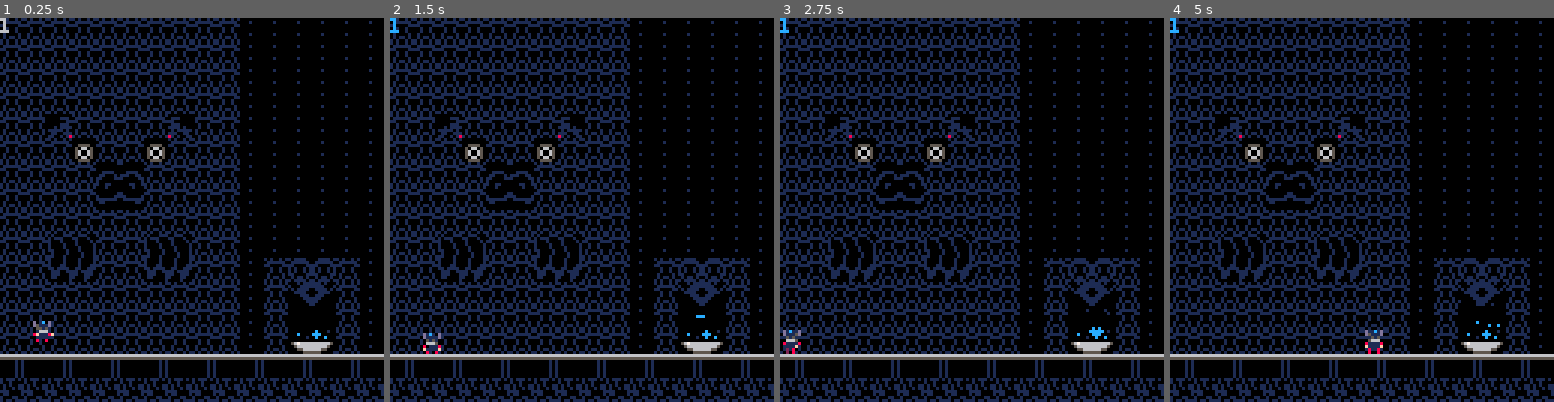
Above: before the commit, frames 1-4 (left to right).
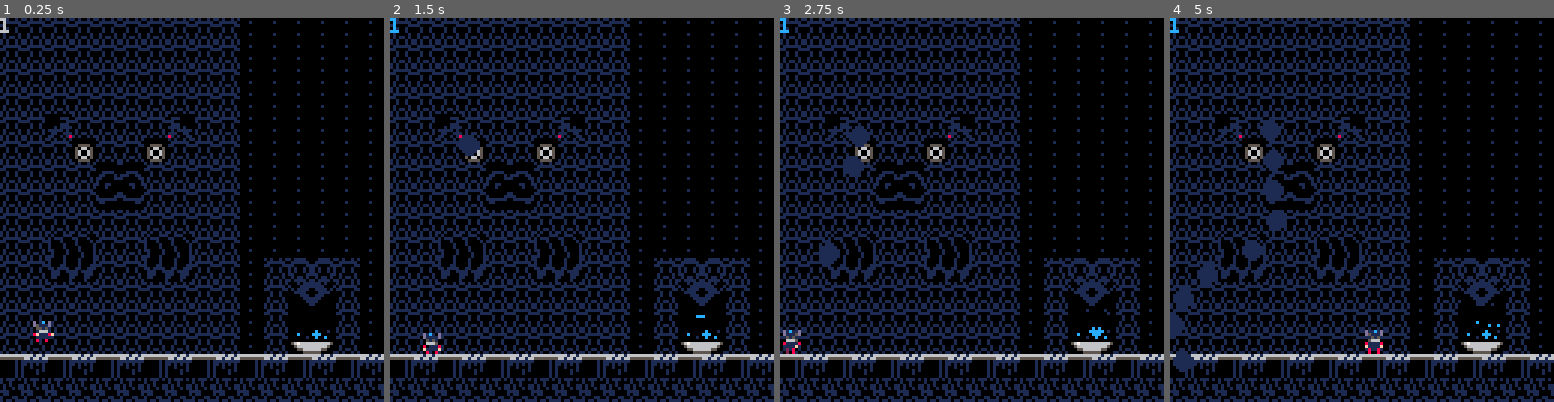
Above: after the commit, the same moments.

Repository: han-sen/pico-8-tests
Game: PICO-8 cartridge platformer.p8
Same seed, same stepped clock (60 frames per second), same inputs: the game is played once before the commit and once after it.
Inputs:
- Up to frame 1 (0.25 s): no input
- Up to frame 2 (1.5 s): tap X (X key) at 1.07 s
- Up to frame 3 (2.75 s): hold Left 1.97-2.37 s; tap X (X key) at 2.07, 2.4, 2.73 s
- Up to frame 4 (5 s): hold Right 2.87-3.53 s; tap X (X key) every 0.33 s from 3.07 to 4.73 s; hold Up 3.58-4.08 s; hold Right 4.13-4.53 s

The runs differ from the first frame. In frame 1, 1.3% of the frame differs, in the area x 6-100%, y 87-93%; in frame 2, 1.5%; in frame 3, 1.8%; in frame 4, 2.7%, in the area x 0-100%, y 26-93%.

Commit message:
added projectile system with player targeting

Diff:
--- a/platformer.p8
+++ b/platformer.p8
@@ -10,9 +10,10 @@
 -- 4 Boost tiles
 
 function _init()
-	music(3)
+	-- music(3)
+	offset = 128 * 0
 	player = {
-		x = 10,
+		x = 10 + offset,
 		y = 90,
 		sprite = 64,
 		size = 1,
@@ -66,8 +67,8 @@
 			},
 			{
 				level = 6,
-				x = 40,
-				y = 32,
+				x = 112,
+				y = 56,
 				found = false
 			}
 		},
@@ -185,6 +186,16 @@
 				level = 5,
 				x = 40,
 				y = 88
+			},
+			{
+				level = 6,
+				x = 32,
+				y = 104
+			},
+			{
+				level = 6,
+				x = 40,
+				y = 72
 			}
 		}
 	}
@@ -207,7 +218,11 @@
 		dust_fx = {6,5},
 		wind_fx = {6,5},
 		bubble_fx = {12,1},
-		fire_fx = {8,2,0}
+		fire_fx = {8,2,0},
+		fire_fx_xl = {8,8,2}
+	}
+	bullets = {
+
 	}
 	ghosts = {}
 end
@@ -217,6 +232,7 @@
 	check_solve()
 	check_dmg()
 	player_update()
+	update_bullets()
 	check_boost()
 	run_turbines()
 	run_flames()
@@ -235,6 +251,7 @@
 	draw_turbines()
 	draw_ghosts()
 	draw_player()
+	draw_bullets()
 	draw_fx()
 	roll_cam()
 	draw_debug()
@@ -411,6 +428,10 @@
 		player.landed = false
 		sfx(12)
 		dust_fx(player.x, player.y + player.height, 4, particles.dust_fx, 4)
+	end
+	if btnp(5) then
+		local shooter = { x = 30, y = 30}
+		add_bullet(player, shooter, 1)
 	end
 	if not btn(0) and not btn(1) and not btnp(2) then
 		player.running = false
@@ -741,6 +762,32 @@
 	end
 end
 
+function add_bullet(player, shooter, bullet_speed)
+	angle = atan2(player.x - shooter.x, player.y - shooter.y)
+	b_vx = cos(angle) * bullet_speed
+	b_vy = sin(angle) * bullet_speed
+	local bullet = {
+		x = shooter.x,
+		y = shooter.y,
+		dx = b_vx,
+		dy = b_vy
+	}
+	add(bullets, bullet)
+end
+
+function update_bullets()
+	for b in all(bullets) do
+		b.x += b.dx
+		b.y += b.dy
+	end
+end
+
+function draw_bullets()
+	for b in all(bullets) do
+		circfill(b.x, b.y, 3, 1)
+	end
+end
+
 __gfx__
 00000000000000000000000000111100000000000000000000000000000000000008800000288200101110101110101101101010000000001010010100000000
 00000000000000000000000010000001005555000000000000555500000000000080080002888820100100001001000101010110000000000111111000000000
@@ -750,13 +797,13 @@
 0070070000000000000000001000000105066050056006500526625005688650008508002880e882011000010110000100000000000000000100001000000000
 00000000000000000000000010001001005555000506605000555500052662500880288008088080100011001000110000000000000000000101101000000000
 00000000000000010000000110000001000000000055550000000000005555000800008000288200101101111010000100000000000000001010010100000000
-00010111666666666666666600000000000000000000c0000c000700000000c000071000000000000c0001001011110100000000000000011000000010100101
-11010101555555555555555500001110011100000c0ccc00000cc100000ccc00000ccc00000c0000ccc000000111111000001100000000000000000001111110
-011101010000010100000000000000111100000000c6c6c000c6c6c000c6c6c000c6c6c0000000100c00c0001100001100000000000000000000000011000011
-01011101000001010000000000001110011100000666666006666660066666600666666000000000000000001010010100100001001111000011110001000010
-01110111000001010000000000101111111101000616616006166160061661600616616005676666666666501010010100100001011000101110011000111100
-11010111000001010000000011111010010111110566661005666610056666100566661000566666666665001100001100100001110000111000001100000000
-01110101000001010000000001100111111001100060060000600600006006000060060000055666666550000101101000100001100000000000000100000000
+00010111666666666661661600000000000000000000c0000c000700000000c000071000000000000c0001001011110100000000000000011000000010100101
+11010101555555556616616600001110011100000c0ccc00000cc100000ccc00000ccc00000c0000ccc000000111111000001100000000000000000001111110
+011101010000010111111111000000111100000000c6c6c000c6c6c000c6c6c000c6c6c0000000100c00c0001100001100000000000000000000000011000011
+01011101000001011010101000001110011100000666666006666660066666600666666000000000000000001010010100100001001111000011110001000010
+01110111000001010010001000101111111101000616616006166160061661600616616005676666666666501010010100100001011000101110011000111100
+11010111000001010000101011111010010111110566661005666610056666100566661000566666666665001100001100100001110000111000001100000000
+01110101000001010000100001100111111001100060060000600600006006000060060000055666666550000101101000100001100000000000000100000000
 10011111000001010000000011001018810100110000000000000000000000000000000000000555555000001011110100100001100110000001100100000000
 00000000000800210000000000001110d11100000100011100111000001000010001000110111100001111011010010000100101000100000000100000000000
 00000000000022100001000000000011110000001011100011000100011000001101001001111110011111100111111001111110000000000000000001111110
@@ -824,22 +871,22 @@
 00000555555000000000000000000000000000000000000000000000000000000000000000000000000000000000000000000000000000000000000000000000
 __gff__
 0008040000000000000001010000000000010100000808080800000100000000020200000000000000000000000000000001010101000000000000000200000100000000000000000000000000000000000000000000000000000000000000001000000010000000000000000000000000000000000000000000000000000000
-0000020000000000000000000000000000000000000000000000000000000000000000000000000000000000000000000000000000000000000000000000000000000000000000000000000000000000000000000000000000000000000000000000000000000000000000000000000000000000000000000000000000000000
+0202020000000000000000000000000002020000000000000000000000000000000000000000000000000000000000000000000000000000000000000000000000000000000000000000000000000000000000000000000000000000000000000000000000000000000000000000000000000000000000000000000000000000
 __map__
 0e0e0e0e0e0e0e0e0e0e2222222222220a0a0a0a0a0a0a0a0a0a0a0a0a0a0a1b000013140000000000000000000000000a0a0a0a0a0a0a0a0a0a0a0a0a0a0a0a0a3c3c3c3c3c3c3c3c3c3c3c3c3c3c0a0a0a0a0a0a0a0a0a0a0a0a0a0a0a0a0a0000000000000000000000000000000000000000000000000000000000000000
 0e0e0e0e0e0e0e0e0e0e2222222222221b1f0000000000000000000000001f1b0000393a0000000000000000000022220a0a22222222222222222222222222220a00003432330022220034323300000a000000000000000000000000000000000000000000000000000000000000000000000000000000000000000000000000
-0e0e0e0e0e0e0e0e0e0e2222222222221b00000000000000000000000000001b002200002200000000000000002222220a0a00222200000000002222220022220a00000000000022220000000000000a000000000000000000000000000004000000000000000000000000000000000000000000000000000000000000000000
+0e0e0e0e0e0e0e0e0e0e2222222222221b00000000000000000000000000001b002200002200000000000000002222220a0a00222200000000002222220022220a00000000000022220000000000000a000000000000000000000000000000000000000000000000000000000000000000000000000000000000000000000000
 0e0e0e0e0e0e0e0e0e0e2222222222221b0000000000000000002b2c0000001b202202022200000000000000000022220a3c00220000343300000022000000220a00000000000022220000000000000a000000000000000000000000000000000000000000000000000000000000000000000000000000000000000000000000
-0e2b130e0e0e0e142c0e2222222222221b000000000000000022393a2200000a0a0a0a0a0a20000000000000000000000a0000000000033100000000000000220a00000000000022220000010000000a000000000001000000000000000000000000000000000000000000000000000000000000000000000000000000000000
+0e2b130e0e0e0e142c0e2222222222221b000000000000000022393a2200000a0a0a0a0a0a20000000000000000000000a0000000000033100000000000000220a00000000000022220000010000000a000000000005000000000000000000000000000000000000000000000000000000000000000000000000000000000000
 0e0e0e050e0e050e0e0e2222222222221b00000000000000222200002222001b00000000000a000000000000000000000a0000000064030a0a0a0a00000000000a00000033323182823332310000000a000000000000000000000000000000000000000000000000000000000000000000000000000000000000000000000000
 0e0e0e0e1d1e0e0e0e0e2222222222221b00000020200000222202022222001b0000000000000a0000200000000000000a000000210a0a000000000a0a0000000a000000000000808100000a00000b0a0000000d0d0d0d0d0d0d0d0d000000000000000000000000000000000000000000000000000000000000000000000000
-0e0e0e0e2d2e0e0e0e0e2222222222221b0000000a0a0a0a0a0a0a0a0a0a0a1b000022220000006400343232330000000a000000210a0000272800000a0000010a00640000000090910000370a00000a0000000d0d0d0d0d0d0d0d0d000000000000000000000000000000000000000000000000000000000000000000000000
-0e0e0e0e0e0e0e0e0e0e2222222222221b00000000000000000000000000001b002222222200000300000000000000000a000000000a002937382a000a0000030a000c00000000000000000a380a000a0000000d0d0d0d0d0d0d0d0d000000000000000000000000000000000000000000000000000000000000000000000000
-0e0e25260e0e25260e0e2222222222221b00000000000000000000000000001b000022220000000300000000000000000a640000000a00221f1f22000a0000030a000000000000000000001c001c000a0000000d0d600d0d0d0d0d0d000000000000000000000000000000000000000000000000000000000000000000000000
+0e0e0e0e2d2e0e0e0e0e2222222222221b0000000a0a0a0a0a0a0a0a0a0a0a1b000022220000006400343232330000000a000000210a0000272800000a0000010a00640000000090910000370a00000a0000000d0d0d0d0d0d0d0d0d000001000000000000000000000000000000000000000000000000000000000000000000
+0e0e0e0e0e0e0e0e0e0e2222222222221b00000000000000000000000000001b002222222200000300000000000000000a000000000a002937382a000a0000030a000c00000000000000000a380a000a0000000d0d0d0d0d0d121212121212120000000000000000000000000000000000000000000000000000000000000000
+0e0e25260e0e25260e0e2222222222221b00000000000000000000000000001b000022220000000300000000000000000a640000000a00221f1f22000a0000030a000000000000000000001c001c000a0000000d0d640d0d0d0d0d0d000000000000000000000000000000000000000000000000000000000000000000000000
 0e0e35360e0e35360e0e220e292a0e220a640a0a0a0a0a0a000000000100201b000000000000000300000000010000640a0a0000000a002202022200000000030a000000000000000000001c001c000a0000000d0d3f0d0d0d0d0d0d000000000000000000000000000000000000000000000000000000000000000000000000
 0e0e0e0e0e0e0e0e0e0e220e393a0e2200000000000000000a0000000a0a0a0a0000000000003432330000000034330a0a000000000a003432323300000000030a000000006400000000001c001c000a0000000d0d3f0d0d0d0d0d0d000000000000000000000000000000000000000000000000000000000000000000000000
 0e0e0e0e0e0e0e0e0e0e220e00000e22000000000000000000000034330a0a0a000000000000000300000000000000030a000000000a000000000000000000030a000000000c00000000001c001c000a0000000d0d3f3f0d0d0d0d0d0d0d00000000000000000000000000000000000000000000000000000000000000000000
-0e0e0e0e0e0e0e0e0e0e220e02020e22000000000000000000003432310a0a0a000000006400000300006400000000030a000000000a202020202020640000030a000000330000850000851c001c000a0000000d603f383f0d0d0d00000d00000000000000000000000000000000000000000000000000000000000000000000
+0e0e0e0e0e0e0e0e0e0e220e02020e22000000000000000000003432310a0a0a000000006400000300006400000000030a000000000a202020202020640000030a000000330000850000851c001c000a0000000d643f383f0d0d0d00000d00000000000000000000000000000000000000000000000000000000000000000000
 111211121112111211121112111211120a0a0a0a0a0a0a0a0a0a0a0a0a0a0a0a0a0a0a000c00000300000c00000000030a000000640a0a0a0a0a0a0a0a0a0a0a0a000034310000860202861c001c200a0000000d3f3f383f200d0d00000d00000000000000000000000000000000000000000000000000000000000000000000
 0a0a0a0a0a0a0a0a0a0a0a0a0a0a0a0a0a0a0a0a0a0a0a0a0a0a0a0a0a0a0a0a0a0a0a202020202020202020202020200a0a0a0a0a0a0a0a0a0a0a0a0a0a0a0a0a11111111111111111111111111110a0a0a0a0a0a0a0a0a0a0a0a0a0a0a0a0a0000000000000000000000000000000000000000000000000000000000000000
 
--- /dev/null
+++ b/strayhorn/src/0.init.lua
@@ -0,0 +1,17 @@
+--strayhorn
+--by Mike Hansen
+
+x=64
+y=64
+
+function _update()
+ if (btn(0)) then x-=1 end
+ if (btn(1)) then x+=1 end
+ if (btn(2)) then y-=1 end
+ if (btn(3)) then y+=1 end
+end
+
+function _draw()
+ rectfill(0,0,127,127,5)
+ circfill(x,y,7,14)
+end
--- /dev/null
+++ b/strayhorn/src/fountains.lua
@@ -0,0 +1,43 @@
+fountains = {
+    anim = 0,
+    sp1 = 25,
+    sp2 = 26,
+    loc = {
+        {
+            level = 1,
+            x = 96,
+            y = 104,
+            active = true
+        },
+        {
+            level = 2,
+            x = 80,
+            y = 48,
+            active = false
+        },
+        {
+            level = 3,
+            x = 16,
+            y = 24,
+            active = false
+        },
+        {
+            level = 4,
+            x = 64,
+            y = 80,
+            active = false
+        },
+        {
+            level = 5,
+            x = 64,
+            y = 112,
+            active = false
+        },
+        {
+            level = 6,
+            x = 88,
+            y = 112,
+            active = false
+        }
+    }
+}
--- /dev/null
+++ b/strayhorn/src/game_keys.lua
@@ -0,0 +1,42 @@
+game_keys = {
+    sp = 21,
+    loc = {
+        {
+            level = 1,
+            x = 0,
+            y = 0,
+            found = true
+        },
+        {
+            level = 2,
+            x = 96,
+            y = 80,
+            found = false
+        },
+        {
+            level = 3,
+            x = 96,
+            y = 80,
+            found = false
+        },
+        {
+            level = 4,
+            x = 120,
+            y = 56,
+            found = false
+        },
+        {
+            level = 5,
+            x = 88,
+            y = 32,
+            found = false
+        },
+        {
+            level = 6,
+            x = 40,
+            y = 32,
+            found = false
+        }
+    },
+    anim = 0
+}
--- /dev/null
+++ b/strayhorn/src/main.p8
@@ -0,0 +1,10 @@
+pico-8 cartridge // http://www.pico-8.com
+version 29
+__lua__
+
+-- *** FLAG TABLE ***
+-- 0 Floor / Walls
+-- 1 Enemy / Obstacle
+-- 2 Portals
+-- 3 Keys
+-- 4 Boost tiles
--- /dev/null
+++ b/strayhorn/src/player.lua
@@ -0,0 +1,20 @@
+player = {
+    x = 10 + (128 * 5),
+    y = 90,
+    sprite = 64,
+    size = 1,
+    width = 8,
+    height = 8,
+    flipped = false,
+    dx = 0,
+    dy = 0,
+    mdx = 2,
+    mdy = 5.25,
+    acc = 0.5,
+    accy = 3.5,
+    anim = 0,
+    running = false,
+    jumping = false,
+    falling = false,
+    landed = false
+}
--- /dev/null
+++ b/strayhorn/strayhorn.p8
@@ -0,0 +1,131 @@
+pico-8 cartridge // http://www.pico-8.com
+version 16
+__lua__
+--strayhorn
+--by Mike Hansen
+
+x=64
+y=64
+
+function _update()
+ if (btn(0)) then x-=1 end
+ if (btn(1)) then x+=1 end
+ if (btn(2)) then y-=1 end
+ if (btn(3)) then y+=1 end
+end
+
+function _draw()
+ rectfill(0,0,127,127,5)
+ circfill(x,y,7,14)
+end
+-->8
+--fountains
+fountains = {
+    anim = 0,
+    sp1 = 25,
+    sp2 = 26,
+    loc = {
+        {
+            level = 1,
+            x = 96,
+            y = 104,
+            active = true
+        },
+        {
+            level = 2,
+            x = 80,
+            y = 48,
+            active = false
+        },
+        {
+            level = 3,
+            x = 16,
+            y = 24,
+            active = false
+        },
+        {
+            level = 4,
+            x = 64,
+            y = 80,
+            active = false
+        },
+        {
+            level = 5,
+            x = 64,
+            y = 112,
+            active = false
+        },
+        {
+            level = 6,
+            x = 88,
+            y = 112,
+            active = false
+        }
+    }
+}
+-->8
+--game_keys
+game_keys = {
+    sp = 21,
+    loc = {
+        {
+            level = 1,
+            x = 0,
+            y = 0,
+            found = true
+        },
+        {
+            level = 2,
+            x = 96,
+            y = 80,
+            found = false
+        },
+        {
+            level = 3,
+            x = 96,
+            y = 80,
+            found = false
+        },
+        {
+            level = 4,
+            x = 120,
+            y = 56,
+            found = false
+        },
+        {
+            level = 5,
+            x = 88,
+            y = 32,
+            found = false
+        },
+        {
+            level = 6,
+            x = 40,
+            y = 32,
+            found = false
+        }
+    },
+    anim = 0
+}
+-->8
+--player
+player = {
+    x = 10 + (128 * 5),
+    y = 90,
+    sprite = 64,
+    size = 1,
+    width = 8,
+    height = 8,
+    flipped = false,
+    dx = 0,
+    dy = 0,
+    mdx = 2,
+    mdy = 5.25,
+    acc = 0.5,
+    accy = 3.5,
+    anim = 0,
+    running = false,
+    jumping = false,
+    falling = false,
+    landed = false
+}
Not shown, added: strayhorn/pico.toml
